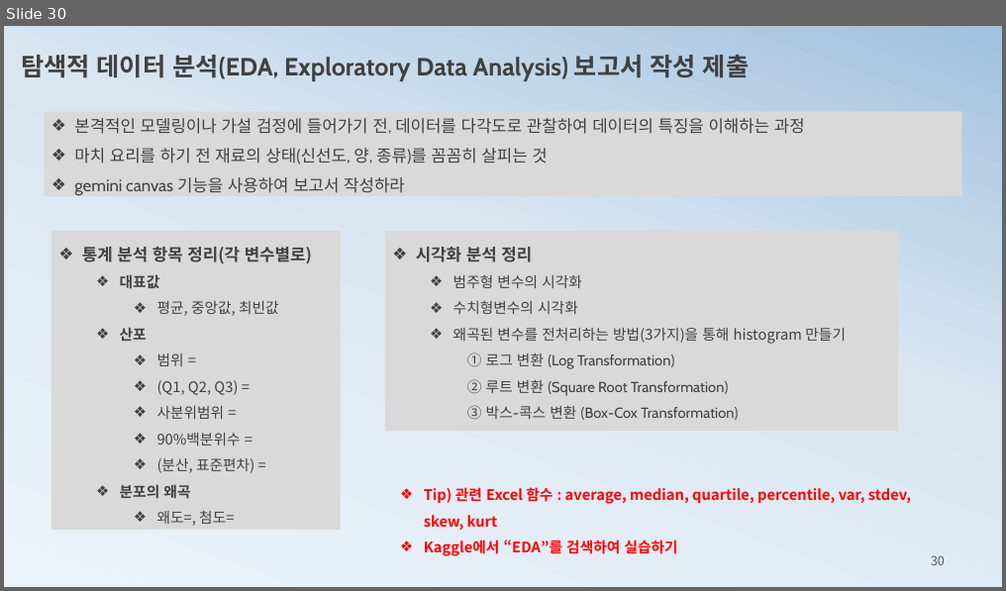
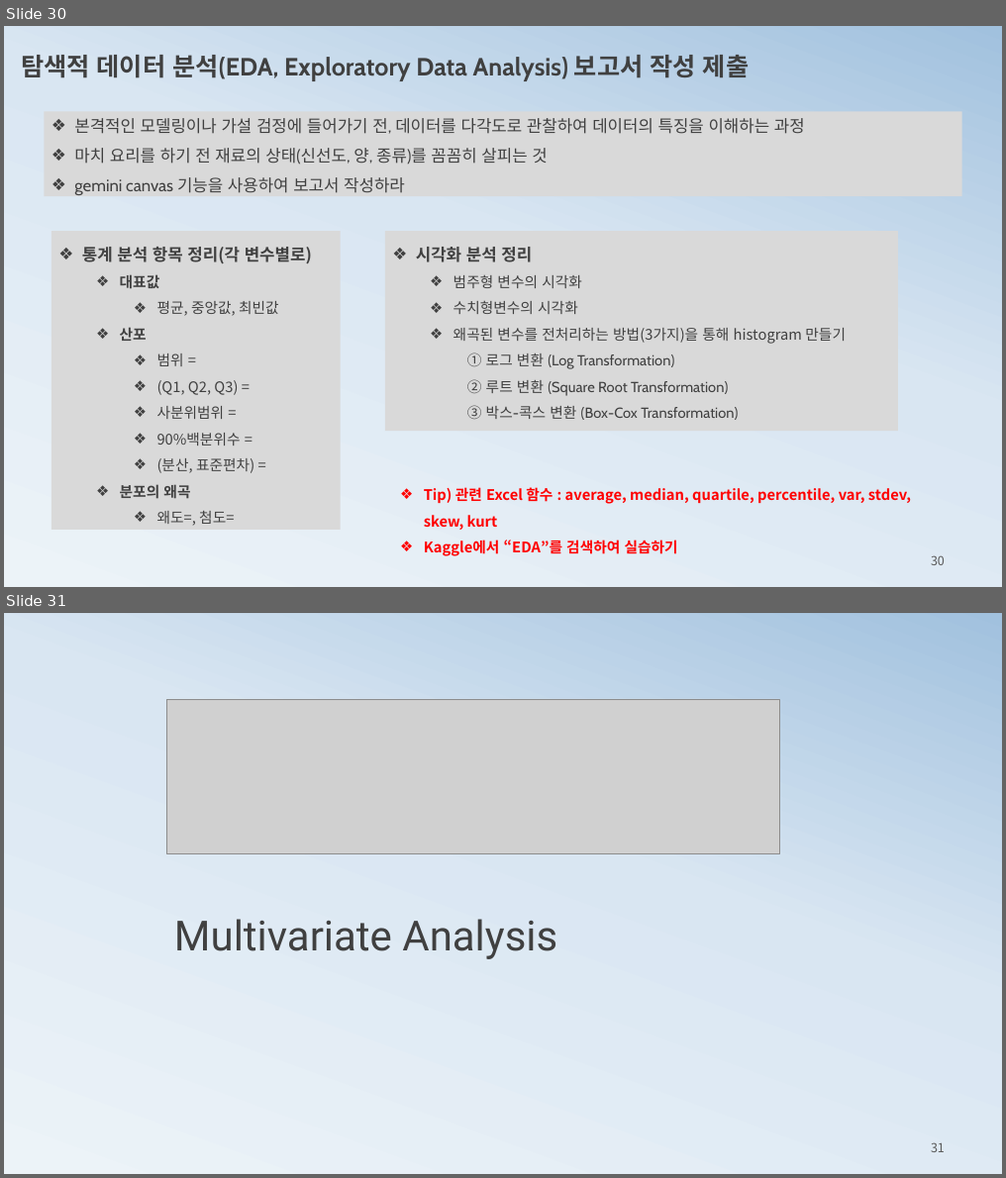
Before and after one commit to ancestor9/mathematics-for-machine-learning, a slide deck: 1_statistics for machine learning.pptx. Shown one above the other, each under a label of ours: slide 30 before the commit, slides 30 and 31 after it. The pictures are 1006x591 and 1006x1178 pixels, drawn with LibreOffice and Linux fonts; fonts in the diff are those of the drawing; grey boxes stand for pictures. Boxes give left, top, right and bottom in pixels: in the first picture for what was removed or moved away, otherwise in the second. Text is boxed around its words. In the diff, an @@ line names an element or a change of style, - is before the commit and + after.

```diff
--- a/1_statistics for machine learning.pptx
+++ b/1_statistics for machine learning.pptx
@@ slide 31 added at box(4, 613, 1002, 1174), background gradient #ECF3F8 to #D9E6F2 to #A1C1DE @@
@@ picture added at box(167, 699, 779, 854) @@
@@ text added at box(174, 919, 557, 959), 40 pt, text #404040 @@
+Multivariate Analysis
@@ page number added at box(931, 1143, 944, 1153), 12 pt, text #595959 @@
+31
```
Also in this commit, not shown: 2 other slides added, 1 slide removed.
